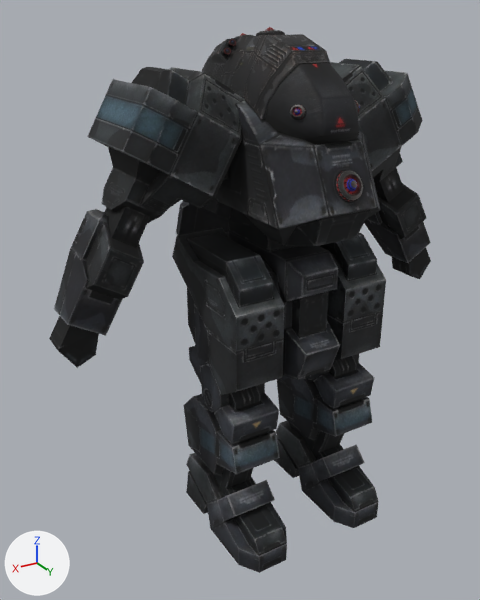
Before and after pictures for a commit that changed the glTF model RobotGame/Assets/Models/Mech/Players/Kiev.glb.
One viewpoint serves both versions: a 50 mm lens placed at (2.45, 3.49, 3.56), pointed at (0.19, -0.28, 1.67). Every picture has the same lights, and +X, +Y and +Z are marked at lower left. Where no turn or scale is listed for an object, it has been applied to the vertices. Vertices at the same position are counted once.
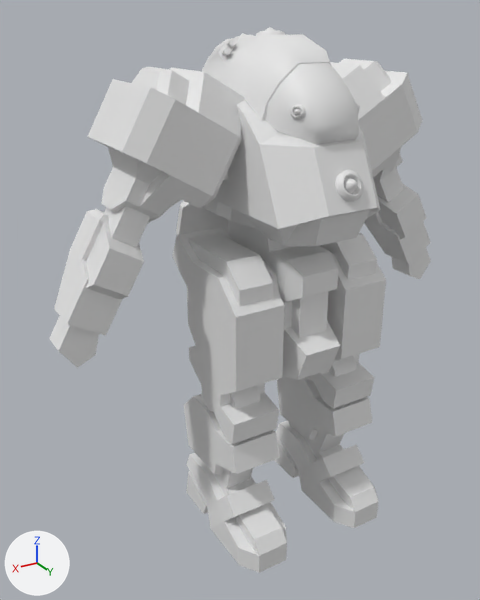
The newer file is also turned or shifted as a whole; pictures and numbers use the older file's frame.

What differs and where, as boxes [x1, y1, x2, y2] in the pictures (480 x 600 px):
part 1 of me_object09, recoloured (black to grey): [364, 183, 431, 279] in both
part 2 of me_object07, recoloured (black to grey): [330, 59, 423, 203] in both
part 3 of me_object10, recoloured (black to white): [49, 209, 144, 368] in both
part 4 of me_object08, recoloured (black to white): [87, 67, 245, 247] in both
part 5 of me_object25, recoloured (black to grey): [176, 100, 380, 246] in both
part 6 of me_box01, recoloured (black to white): [202, 27, 360, 202] in both
part 7 of me_object05, recoloured (black to grey): [274, 421, 379, 528] in both
part 8 of me_object03, recoloured (black to grey): [277, 356, 372, 460] in both
part 9 of me_object01, recoloured (black to grey): [306, 233, 386, 408] in both
part 10 of me_object06, recoloured (black to grey): [186, 453, 287, 573] in both
part 11 of me_object04, recoloured (black to grey): [183, 386, 280, 496] in both
part 12 of me_object02, recoloured (black to grey): [172, 228, 284, 444] in both
part 13 of me_object11, recoloured (black to grey): [226, 220, 340, 380] in both

The change, as a list of edits to the scene's bpy script:
```text
Change me_object09:
    where me_object09.from_pydata(...)  # 40 vertices, 76 faces; spans x -0.14..0.484, y -0.466..-0.018, z 1.375..2.271
    me_object09 part 1: 76 faces spanning x -0.14..0.484, y -0.466..-0.018, z 1.375..2.271 switch from mat_material__387__object25 to no material
Change me_object07:
    where me_object07.from_pydata(...)  # 81 vertices, 154 faces; spans x 0.208..1.141, y -0.59..0.11, z 2.011..3.098
    me_object07 part 2: 154 faces spanning x 0.208..1.141, y -0.59..0.11, z 2.011..3.098 switch from mat_material__387__object25 to no material
Change me_object10:
    where me_object10.from_pydata(...)  # 40 vertices, 76 faces; spans x -0.484..0.14, y -0.466..-0.018, z 1.375..2.271
    me_object10 part 3: 76 faces spanning x -0.484..0.14, y -0.466..-0.018, z 1.375..2.271 switch from mat_material__387__object25 to no material
Change me_object08:
    where me_object08.from_pydata(...)  # 81 vertices, 154 faces; spans x -1.141..-0.208, y -0.59..0.11, z 2.011..3.098
    me_object08 part 4: 154 faces spanning x -1.141..-0.208, y -0.59..0.11, z 2.011..3.098 switch from mat_material__387__object25 to no material
Change me_object25:
    where me_object25.from_pydata(...)  # 196 vertices, 376 faces; spans x -0.67..0.67, y -1.04..0.67, z 1.71..3.13
    me_object25 part 5: 366 faces spanning x -0.67..0.67, y -1.04..0.67, z 1.71..3.13 switch from mat_material__387__object25 to no material
Change me_box01:
    where me_box01.from_pydata(...)  # 1406 vertices, 2694 faces; spans x -0.31..0.31, y -0.58..0.98, z -0.48..0.46
    me_box01 part 6: 1056 faces spanning x -0.31..0.31, y -0.58..0.98, z -0.48..0.46 switch from mat_07___default to no material
Change me_object05:
    where me_object05.from_pydata(...)  # 58 vertices, 112 faces; spans x -0.623..-0.223, y -0.534..0.565, z -0.065..0.374
    me_object05 part 7: 112 faces spanning x -0.623..-0.223, y -0.534..0.565, z -0.065..0.374 switch from mat_material__387__object25 to no material
Change me_object03:
    where me_object03.from_pydata(...)  # 63 vertices, 118 faces; spans x -0.598..-0.247, y -0.524..0.359, z 0.159..1.251
    me_object03 part 8: 118 faces spanning x -0.598..-0.247, y -0.524..0.359, z 0.159..1.251 switch from mat_material__387__object25 to no material
Change me_object01:
    where me_object01.from_pydata(...)  # 60 vertices, 116 faces; spans x -0.6..-0.246, y -0.507..0.362, z 0.872..2.122
    me_object01 part 9: 116 faces spanning x -0.6..-0.246, y -0.507..0.362, z 0.872..2.122 switch from mat_material__387__object25 to no material
Change me_object06:
    where me_object06.from_pydata(...)  # 58 vertices, 112 faces; spans x 0.223..0.623, y -0.534..0.565, z -0.065..0.374
    me_object06 part 10: 112 faces spanning x 0.223..0.623, y -0.534..0.565, z -0.065..0.374 switch from mat_material__387__object25 to no material
Change me_object04:
    where me_object04.from_pydata(...)  # 63 vertices, 118 faces; spans x 0.247..0.598, y -0.524..0.359, z 0.159..1.251
    me_object04 part 11: 118 faces spanning x 0.247..0.598, y -0.524..0.359, z 0.159..1.251 switch from mat_material__387__object25 to no material
Change me_object02:
    where me_object02.from_pydata(...)  # 60 vertices, 116 faces; spans x 0.246..0.6, y -0.507..0.362, z 0.872..2.122
    me_object02 part 12: 116 faces spanning x 0.246..0.6, y -0.507..0.362, z 0.872..2.122 switch from mat_material__387__object25 to no material
Change me_object11:
    where me_object11.from_pydata(...)  # 120 vertices, 222 faces; spans x -0.453..0.453, y -0.641..0.47, z 1.247..2.437
    me_object11 part 13: 222 faces spanning x -0.453..0.453, y -0.641..0.47, z 1.247..2.437 switch from mat_material__387__object25 to no material
```
